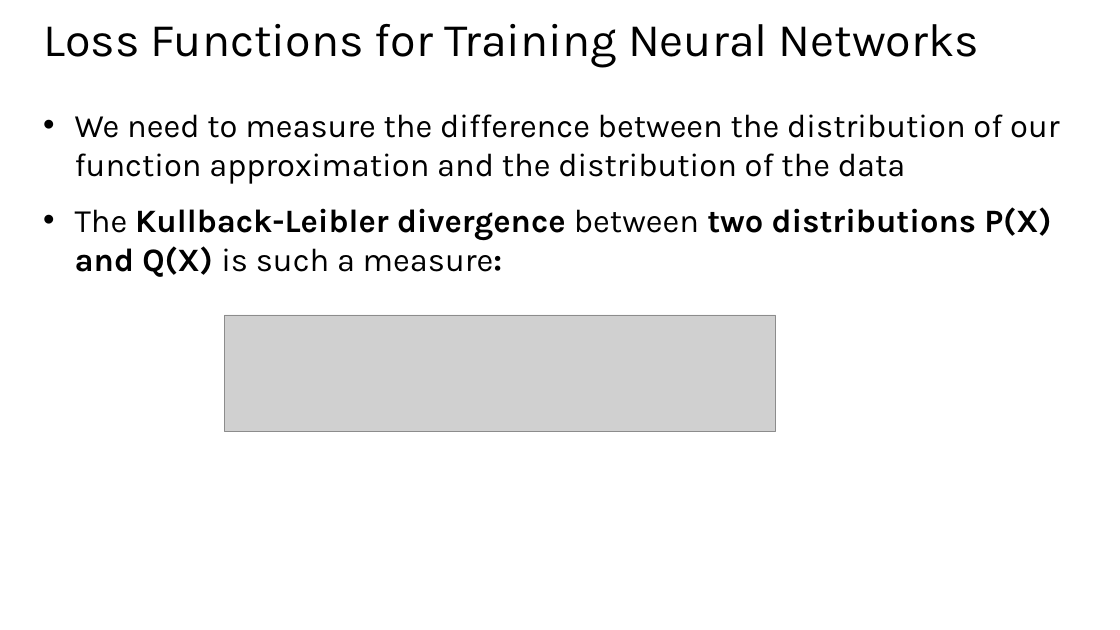
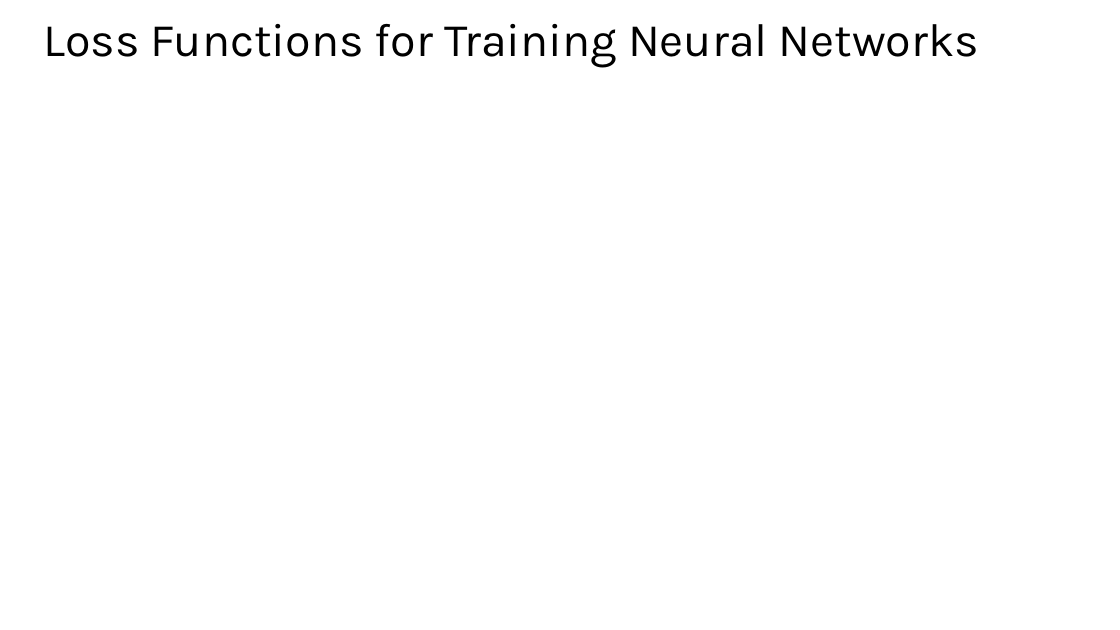
Before and after one commit to StephenElston/CSCI-E25, a slide deck: slide 32 of Slides/5_BuildingBlocksOfDeepLearning.pptx. Drawn at 1120x630 pixels with LibreOffice and Linux fonts; fonts in the diff are those of the drawing; grey boxes stand for pictures. Boxes give left, top, right and bottom in pixels: in the first picture for what was removed or moved away, otherwise in the second. Text is boxed around its words. In the diff, an @@ line names an element or a change of style, - is before the commit and + after.

```diff
--- a/Slides/5_BuildingBlocksOfDeepLearning.pptx
+++ b/Slides/5_BuildingBlocksOfDeepLearning.pptx
@@ text removed at (75,114,1059,277) @@
-• We need to measure the difference between the distribution of our function approximation and the distribution of the data
-• The Kullback-Leibler divergence between two distributions P(X) and Q(X) is such a measure:
@@ picture removed at (224,315,776,432) @@
```
Also in this commit, not shown: 22 other slides changed.
